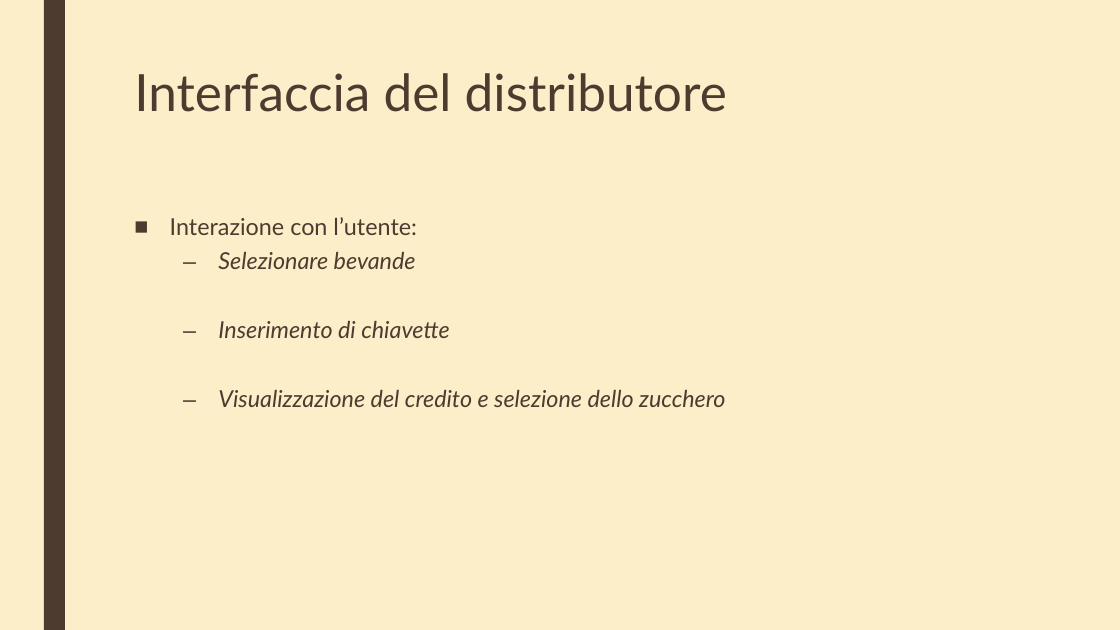
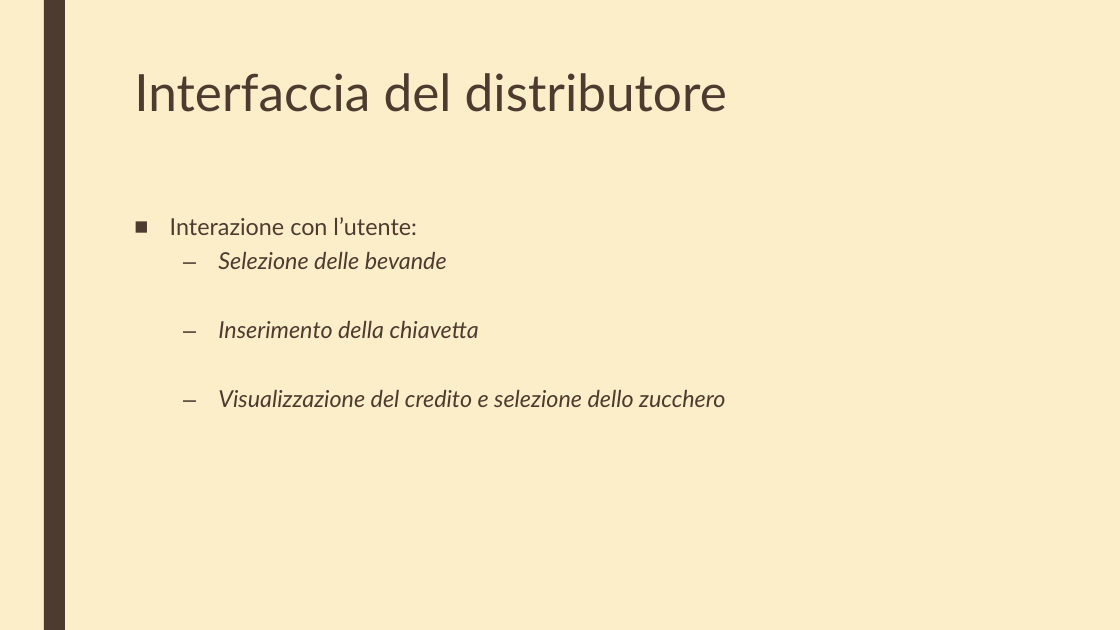
Before and after one commit to maxrap96/Progetto-L18, a slide deck: slide 8 of MiscellaneousFile/presentazione_progetto.pptx. Drawn at 1120x630 pixels with LibreOffice and Linux fonts; fonts in the diff are those of the drawing. Boxes give left, top, right and bottom in pixels: in the first picture for what was removed or moved away, otherwise in the second. Text is boxed around its words. In the diff, an @@ line names an element or a change of style, - is before the commit and + after.

```diff
--- a/MiscellaneousFile/presentazione_progetto.pptx
+++ b/MiscellaneousFile/presentazione_progetto.pptx
@@ text at [218,252,479,338]: text changed @@
-  – Selezionare bevande
-  – Inserimento di chiavette
+  – Selezione delle bevande
+  – Inserimento della chiavetta
```
Also in this commit, not shown: 1 other slide changed.
